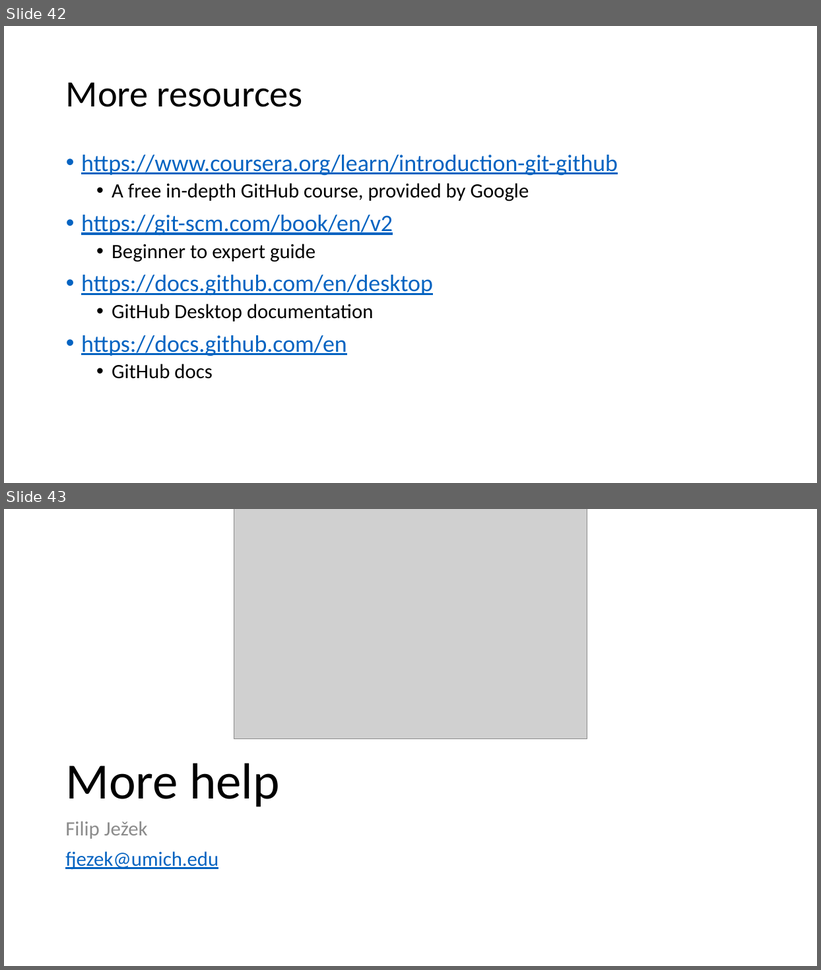
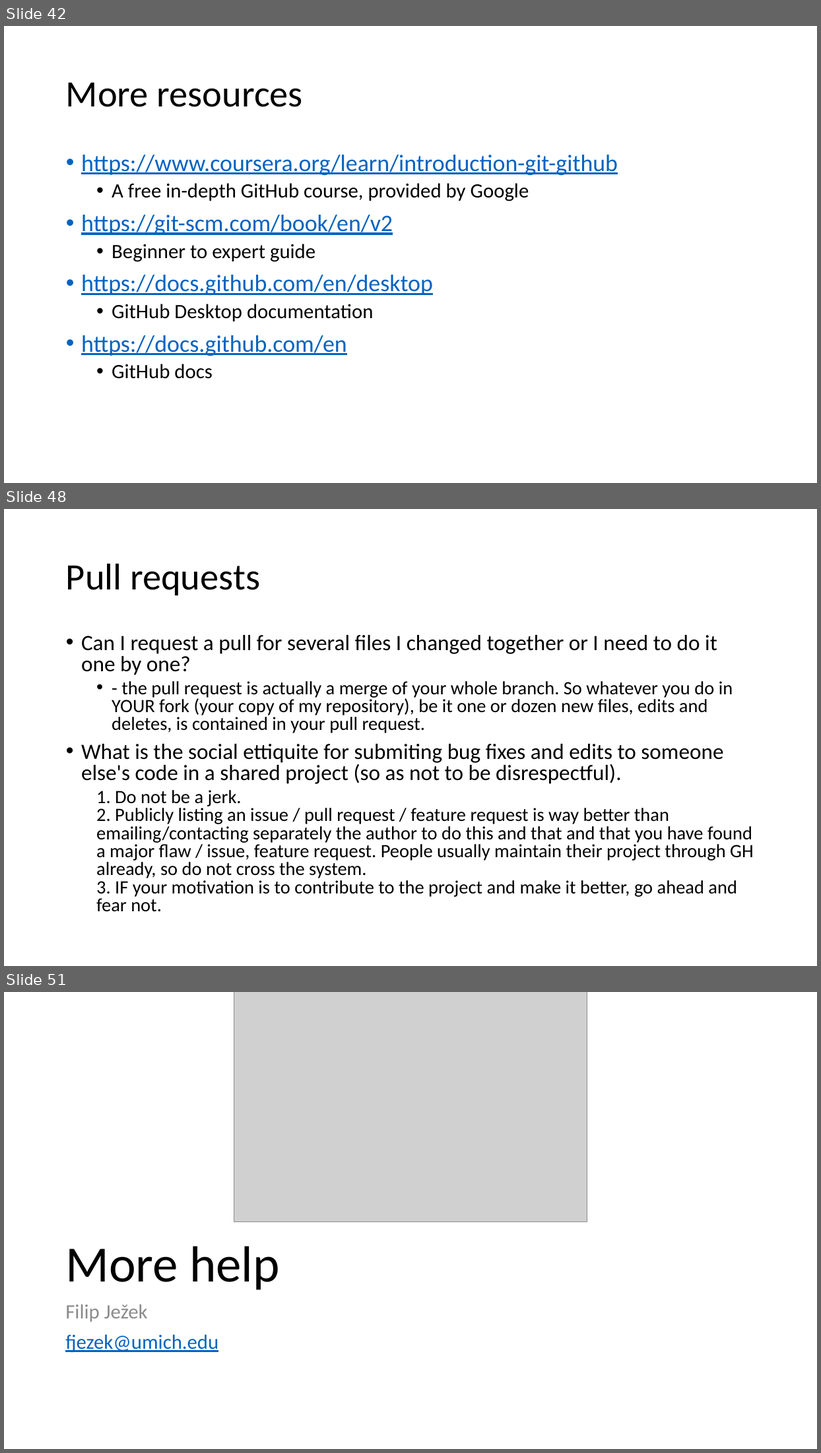
Before and after one commit to beards-lab/Phys520, a slide deck: 01_GitTutorial/HowToGit.pptx. Shown one above the other, each under a label of ours: slides 42 and 43 before the commit, slides 42, 48 and 51 after it; the slides between them are not shown. The pictures are 821x970 and 821x1453 pixels, drawn with LibreOffice and Linux fonts; fonts in the diff are those of the drawing; grey boxes stand for pictures. Boxes give left, top, right and bottom in pixels: in the first picture for what was removed or moved away, otherwise in the second. Text is boxed around its words. In the diff, an @@ line names an element or a change of style, - is before the commit and + after.

```diff
--- a/01_GitTutorial/HowToGit.pptx
+++ b/01_GitTutorial/HowToGit.pptx
@@ slide 48 added at bbox=[4, 509, 817, 966], background #FFFFFF @@
@@ title added at bbox=[66, 563, 260, 595], 44 pt, text #000000 @@
+Pull requests
@@ text added at bbox=[81, 635, 754, 912], 22.2 pt, text #000000 @@
+• Can I request a pull for several files I changed together or I need to do it one by one?
+  • - the pull request is actually a merge of your whole branch. So whatever you do in YOUR fork (your copy of my repository), be it one or dozen new files, edits and deletes, is contained in your pull request.
+• What is the social ettiquite for submiting bug fixes and edits to someone else's code in a shared project (so as not to be disrespectful).
+  1. Do not be a jerk.
+  2. Publicly listing an issue / pull request / feature request is way better than emailing/contacting separately the author to do this and that and that you have found a major flaw / issue, feature request. People usually maintain their project through GH already, so do not cross the system.
+  3. IF your motivation is to contribute to the project and make it better, go ahead and fear not.
@@ what was slide 43 is now slide 51 @@
```
Also in this commit, not shown: 1 slide changed, 7 other slides added.
